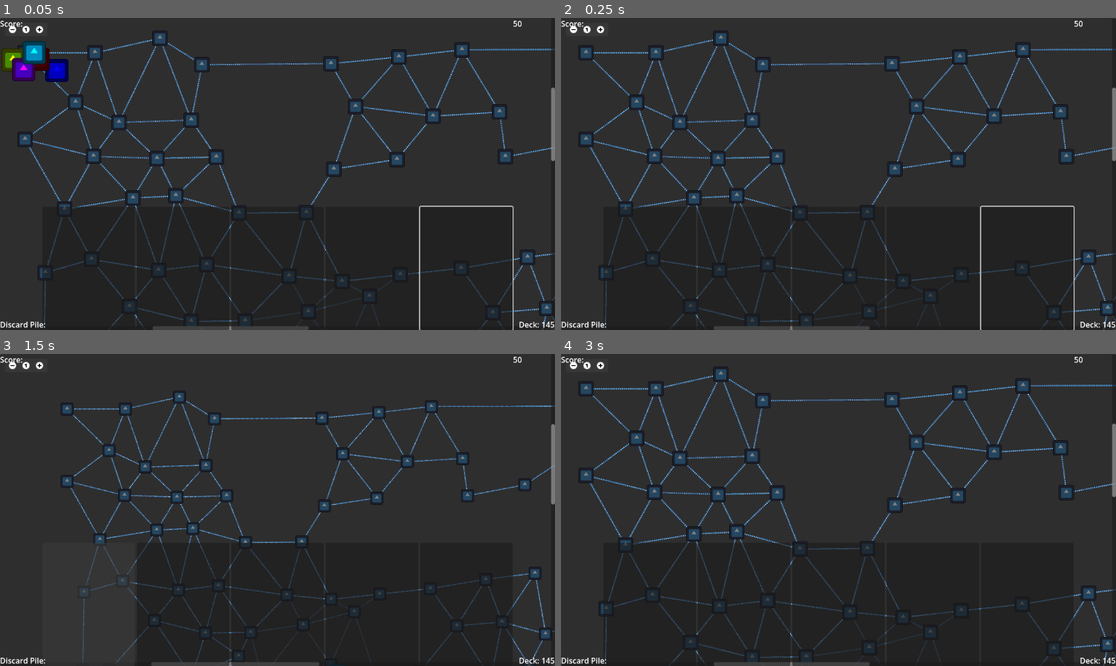
Above: before the commit, frames 1-4 (two rows, left to right).
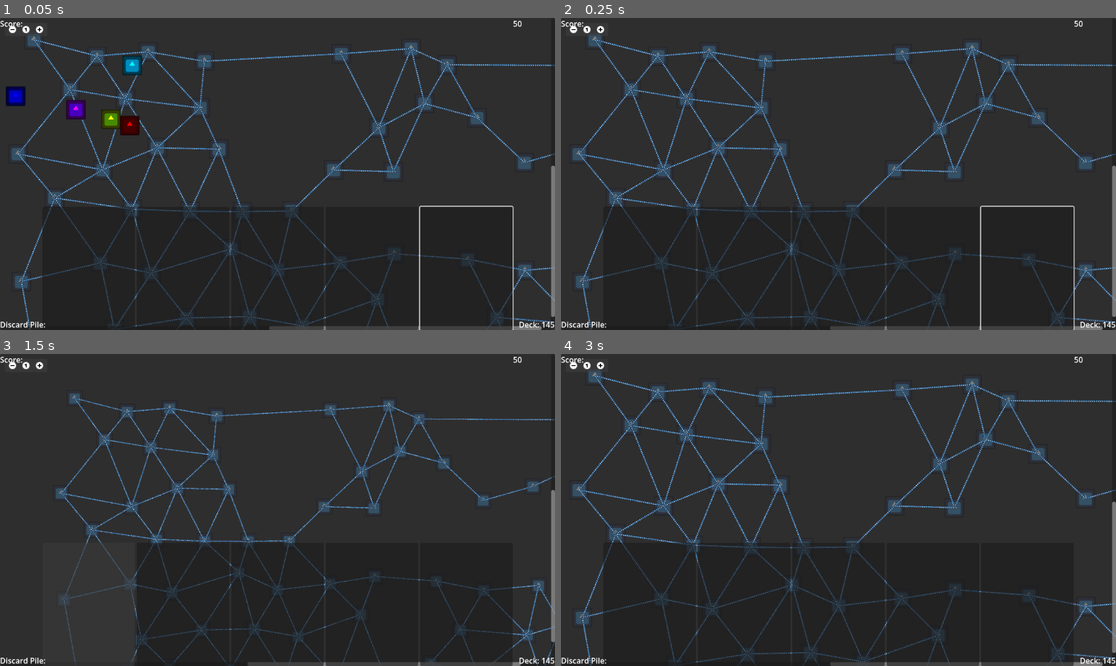
Above: after the commit, the same moments.

Repository: CrankyCranton/gwj-90
Game: Godot game, scene res://game/ui/game_window/game_window.tscn
Same seed, same stepped clock (60 frames per second), same inputs: the game is played once before the commit and once after it. This scene is started directly instead of the project's main scene. The engine's default icon, where the game draws it, is replaced by a stand-in: a white triangle on a blue panel in a dark square.
Inputs (mouse positions are in pixels of both pictures, inside the frame that each line leads up to):
- Up to frame 1 (0.05 s): no input
- Up to frame 2 (0.25 s): no input
- Up to frame 3 (1.5 s): click (11, 366) at 0.5 s; click (88, 603) at 1.25 s
- Up to frame 4 (3 s): click (744, 603) at 2.02 s; click (599, 366) at 2.75 s

The runs differ from the first frame. In frame 1, 13% of the frame differs, in the area x 0-100%, y 4-100%; in frame 2, 12%; in frame 3, 9.4%; in frame 4, 12%.

Commit message:
Revert GraphEdit system

Diff:
--- a/character/character.gd
+++ b/character/character.gd
@@ -1,4 +1,4 @@
-class_name Character extends GraphElement
+class_name Character extends Button
 
 
 signal moved(character: Character, location: Location)
@@ -22,7 +22,6 @@
 var visited_location_types: Array[Script] = []
 var paths: Array[Array] = []
 
-@onready var icon: TextureRect = $Icon
 ## Set this to move the character.
 @onready var location: Location = null:
 	set(value):
@@ -59,8 +58,8 @@
 		tween.kill()
 	tween = create_tween()
 	tween.set_ease(tween_ease).set_trans(tween_transition).tween_property(
-			self, ^"position_offset",
-			location.position_offset + (location.size - size) / 2.0 + offset, tween_time)
+			self, ^"position",
+			location.position + (location.size - size) / 2.0 + offset, tween_time)
 
 
 func score_path() -> void:
@@ -109,11 +108,9 @@
 	Bus.return_valid_character_movement.emit(self, location.get_valid_locations(valid_location_types))
 
 
-func _on_node_selected() -> void:
-	icon.self_modulate = selected_color
+func _on_focus_entered() -> void:
 	Bus.character_selected.emit(self)
 
 
-func _on_node_deselected() -> void:
-	icon.self_modulate = Color.WHITE
+func _on_focus_exited() -> void:
 	Bus.character_deselected.emit(self)
--- a/character/character.tscn
+++ b/character/character.tscn
@@ -3,18 +3,14 @@
 [ext_resource type="Script" uid="uid://cnh4gtf2te6l4" path="res://character/character.gd" id="2_1l1n4"]
 [ext_resource type="Texture2D" uid="uid://ciya0umqt4ugh" path="res://icon.svg" id="2_ugqs2"]
 
-[node name="Character" type="GraphElement" unique_id=1701920401]
+[node name="Character" type="Button" unique_id=1611291293]
 z_index = 1
 offset_right = 48.0
 offset_bottom = 48.0
-draggable = false
+scale = Vector2(0.3, 0.3)
+icon = ExtResource("2_ugqs2")
 script = ExtResource("2_1l1n4")
 selected_color = Color(2.454227, 2.454227, 2.454227, 1)
 
-[node name="Icon" type="TextureRect" parent="." unique_id=964926902]
-layout_mode = 2
-texture = ExtResource("2_ugqs2")
-expand_mode = 1
-
-[connection signal="node_deselected" from="." to="." method="_on_node_deselected"]
-[connection signal="node_selected" from="." to="." method="_on_node_selected"]
+[connection signal="focus_entered" from="." to="." method="_on_focus_entered"]
+[connection signal="focus_exited" from="." to="." method="_on_focus_exited"]
--- a/character/character_2.tscn
+++ b/character/character_2.tscn
@@ -5,6 +5,3 @@
 [node name="Character2" unique_id=618010067 instance=ExtResource("1_fkh3q")]
 self_modulate = Color(1, 0, 1, 1)
 path_color = Color(1, 0, 1, 1)
-
-[node name="Icon" parent="." index="0" unique_id=964926902]
-modulate = Color(1, 0, 1, 1)
--- a/character/character_4.tscn
+++ b/character/character_4.tscn
@@ -3,7 +3,5 @@
 [ext_resource type="PackedScene" uid="uid://c2p02ilt5sek2" path="res://character/character.tscn" id="1_bb7l5"]
 
 [node name="Character4" unique_id=618010067 instance=ExtResource("1_bb7l5")]
+modulate = Color(1, 0, 0, 1)
 path_color = Color(1, 0, 0, 1)
-
-[node name="Icon" parent="." index="0" unique_id=964926902]
-modulate = Color(1, 0, 0, 1)
--- a/game/ui/game_window/game_window.tscn
+++ b/game/ui/game_window/game_window.tscn
@@ -3,7 +3,6 @@
 [ext_resource type="PackedScene" uid="uid://bgg0m2vfmys0r" path="res://game/ui/class_ui_layer.tscn" id="1_gonab"]
 [ext_resource type="Script" uid="uid://cgmpxhgnled2k" path="res://game/ui/game_window/game_window.gd" id="2_1012e"]
 [ext_resource type="PackedScene" uid="uid://rqfjuu0k5g1k" path="res://map/map.tscn" id="2_qii18"]
-[ext_resource type="PackedScene" uid="uid://celmqvmenig08" path="res://temp/my_beautiful_ui/my_beautiful_ui.tscn" id="4_6sxl0"]
 
 [node name="GameWindow" unique_id=1575267630 instance=ExtResource("1_gonab")]
 script = ExtResource("2_1012e")
@@ -22,6 +21,9 @@
 show_minimap_button = false
 show_arrange_button = false
 
-[node name="Map" parent="GraphEdit" index="1" unique_id=1864008392 instance=ExtResource("2_qii18")]
+[node name="GraphElement" type="GraphElement" parent="GraphEdit" index="1" unique_id=1457228139]
+layout_mode = 0
+offset_right = 40.0
+offset_bottom = 40.0
 
-[node name="MyBeautifulUI" parent="." index="1" unique_id=1200815204 instance=ExtResource("4_6sxl0")]
+[node name="Map" parent="GraphEdit/GraphElement" index="0" unique_id=1864008392 instance=ExtResource("2_qii18")]
--- a/map/connection/connection.gd
+++ b/map/connection/connection.gd
@@ -1,4 +1,4 @@
-class_name Connection extends GraphElement
+class_name Connection extends Line2D
 
 
 @export var selected_width := 8.0
@@ -7,21 +7,20 @@
 var a: Location
 var b: Location
 
-@onready var line: Line2D = $Line
-@onready var original_color := line.default_color
-@onready var original_width := line.width
+@onready var original_color := default_color
+@onready var original_width := width
 @onready var character: Character = null:
 	set(value):
 		character = value
-		line.default_color = character.path_color if character else original_color
-		line.width = selected_width if character else original_width
+		default_color = character.path_color if character else original_color
+		width = selected_width if character else original_width
 
 
 func update() -> void:
-	line.set_point_position(0, a.position_offset + a.size / 2.0)
-	line.set_point_position(1, b.position_offset + b.size / 2.0)
+	set_point_position(0, a.position + a.size * a.scale / 2.0)
+	set_point_position(1, b.position + b.size * b.scale / 2.0)
 
 
 func update_gradient() -> void:
-	line.gradient.set_color(0, line.default_color if a.visible else Color.TRANSPARENT)
-	line.gradient.set_color(1, line.default_color if b.visible else Color.TRANSPARENT)
+	gradient.set_color(0, default_color if a.visible else Color.TRANSPARENT)
+	gradient.set_color(1, default_color if b.visible else Color.TRANSPARENT)
--- a/map/connection/connection.tscn
+++ b/map/connection/connection.tscn
@@ -7,14 +7,7 @@
 resource_local_to_scene = true
 colors = PackedColorArray(1, 1, 1, 1, 1, 1, 1, 1)
 
-[node name="Connection" type="GraphElement" unique_id=1926752823 groups=["connections"]]
-offset_right = 40.0
-offset_bottom = 40.0
-draggable = false
-selectable = false
-script = ExtResource("1_knh2s")
-
-[node name="Line" type="Line2D" parent="." unique_id=1176413470]
+[node name="Line" type="Line2D" unique_id=1176413470 groups=["connections"]]
 texture_repeat = 2
 points = PackedVector2Array(0, 0, 0, 0)
 width = 4.0
@@ -23,3 +16,4 @@
 texture = ExtResource("2_5kxku")
 texture_mode = 1
 antialiased = true
+script = ExtResource("1_knh2s")
--- a/map/location/location.gd
+++ b/map/location/location.gd
@@ -1,4 +1,4 @@
-class_name Location extends GraphElement
+class_name Location extends Button
 
 
 @export var points := 1
@@ -12,9 +12,6 @@
 var claim: Character = null
 var connections: Array[Connection]
 var connected_locations: Array[Location]
-
-@onready var icon: TextureRect = $Icon
-@onready var disabled_color := icon.modulate
 
 
 func _ready() -> void:
@@ -66,13 +63,15 @@
 func _on_bus_set_location_enabled(location: Location, enabled: bool) -> void:
 	if location != self:
 		return
-	selectable = enabled
-	icon.modulate = Color.WHITE if enabled else disabled_color
+	disabled = not enabled
+	focus_mode = Control.FOCUS_ALL if enabled else Control.FOCUS_NONE
+	if not enabled:
+		release_focus()
 
 
-func _on_node_selected() -> void:
+func _on_focus_entered() -> void:
 	Bus.location_selected.emit(self)
 
 
-func _on_node_deselected() -> void:
+func _on_focus_exited() -> void:
 	Bus.location_deselected.emit(self)
--- a/map/location/location.tscn
+++ b/map/location/location.tscn
@@ -3,20 +3,13 @@
 [ext_resource type="Script" uid="uid://kttdtllwq2rh" path="res://map/location/location.gd" id="1_ds6n1"]
 [ext_resource type="Texture2D" uid="uid://ciya0umqt4ugh" path="res://icon.svg" id="2_24pgi"]
 
-[node name="Location" type="GraphElement" unique_id=906785139 groups=["locations"]]
+[node name="Location" type="Button" unique_id=1315330565 groups=["locations"]]
 offset_right = 32.0
 offset_bottom = 32.0
-draggable = false
-selectable = false
+scale = Vector2(0.3, 0.3)
+disabled = true
+icon = ExtResource("2_24pgi")
 script = ExtResource("1_ds6n1")
-points = null
-view_range = null
 
-[node name="Icon" type="TextureRect" parent="." unique_id=672770415]
-modulate = Color(0.5019608, 0.5019608, 0.5019608, 1)
-layout_mode = 2
-texture = ExtResource("2_24pgi")
-expand_mode = 1
-
-[connection signal="node_deselected" from="." to="." method="_on_node_deselected"]
-[connection signal="node_selected" from="." to="." method="_on_node_selected"]
+[connection signal="focus_entered" from="." to="." method="_on_focus_entered"]
+[connection signal="focus_exited" from="." to="." method="_on_focus_exited"]
--- a/map/map.gd
+++ b/map/map.gd
@@ -43,9 +43,7 @@
 
 func _ready() -> void:
 	generate_locations()
-	await get_tree().process_frame
 	generate_connections()
-	await get_tree().process_frame
 	offset()
 	spawn_characters()
 	turns_left = turns_left # Call setter
@@ -63,8 +61,8 @@
 	for TYPE: PackedScene in locations_distribution:
 		for i in locations_distribution[TYPE]:
 			var location: Location = TYPE.instantiate()
-			location.position_offset = map_to_local(available_cells.pop_back()) - location.size / 2.0
-			add_sibling.call_deferred(location)
+			location.position = map_to_local(available_cells.pop_back()) - location.size / 2.0
+			add_child(location)
 
 
 ## Distance based. Might be changed to adjacency based in the future.
@@ -94,9 +92,9 @@
 
 
 func sort_locations(a: Location, b: Location) -> bool:
-	if absf(b.position_offset.y - a.position_offset.y) <= tile_set.tile_size.y - (random_offset * get_aprox_cell_size()):
-		return a.position_offset.x < b.position_offset.x
-	return a.position_offset.y < b.position_offset.y
+	if absf(b.position.y - a.position.y) <= tile_set.tile_size.y - (random_offset * get_aprox_cell_size()):
+		return a.position.x < b.position.x
+	return a.position.y < b.position.y
 
 
 func create_connection(a: Location, b: Location) -> void:
@@ -104,7 +102,7 @@
 	var connection: Connection = CONNECTION.instantiate()
 	connection.a = a
 	connection.b = b
-	add_sibling.call_deferred(connection)
+	add_child(connection)
 
 	a.connected_locations.append(b)
 	b.connected_locations.append(a)
@@ -114,7 +112,7 @@
 
 func offset() -> void:
 	for location: Location in get_tree().get_nodes_in_group(&"locations"):
-		location.position_offset += Utils.rand_vec2_radial(random_offset * get_aprox_cell_size())
+		location.position += Utils.rand_vec2_radial(random_offset * get_aprox_cell_size())
 	for connection: Connection in get_tree().get_nodes_in_group(&"connections"):
 		connection.update()
 
@@ -129,8 +127,7 @@
 		#character.offset = character.offset.rotated(float(i) / character_count * TAU)
 		character.path_scored.connect(_on_character_path_scored)
 		character.moved.connect(_on_character_moved)
-		add_sibling.call_deferred(character)
-		await character.ready
+		add_child(character)
 		character.location = inns.pop_back()
 
 
@@ -138,8 +135,8 @@
 	return (tile_set.tile_size.x + tile_set.tile_size.y) / 2.0
 
 
-func _on_character_path_scored(_character: Character, loop_score: int) -> void:
-	score += loop_score
+func _on_character_path_scored(_character: Character, path_score: int) -> void:
+	score += path_score
 
 
 func _on_character_moved(_character: Character, _location: Location) -> void:
--- a/map/map.tscn
+++ b/map/map.tscn
@@ -23,6 +23,7 @@
 [ext_resource type="PackedScene" uid="uid://dopyxp6x7wlht" path="res://map/location/temple/temple.tscn" id="15_ta71l"]
 [ext_resource type="PackedScene" uid="uid://byied770bhhqw" path="res://map/location/watchtower/watchtower.tscn" id="16_pi7e5"]
 [ext_resource type="PackedScene" uid="uid://c8w6pmir662x2" path="res://map/location/forest/forest.tscn" id="17_81obp"]
+[ext_resource type="PackedScene" uid="uid://celmqvmenig08" path="res://temp/my_beautiful_ui/my_beautiful_ui.tscn" id="24_81obp"]
 
 [sub_resource type="TileSetScenesCollectionSource" id="TileSetScenesCollectionSource_4hjbm"]
 scenes/1/scene = ExtResource("1_a0dt8")
@@ -56,3 +57,5 @@
 
 [node name="CardsManager" parent="." unique_id=756908618 instance=ExtResource("8_kxmgb")]
 editor_description = "Doesn't need to be a child of Map, but it's convenient to create a new deck for every new game."
+
+[node name="MyBeautifulUI" parent="." unique_id=1200815204 instance=ExtResource("24_81obp")]
